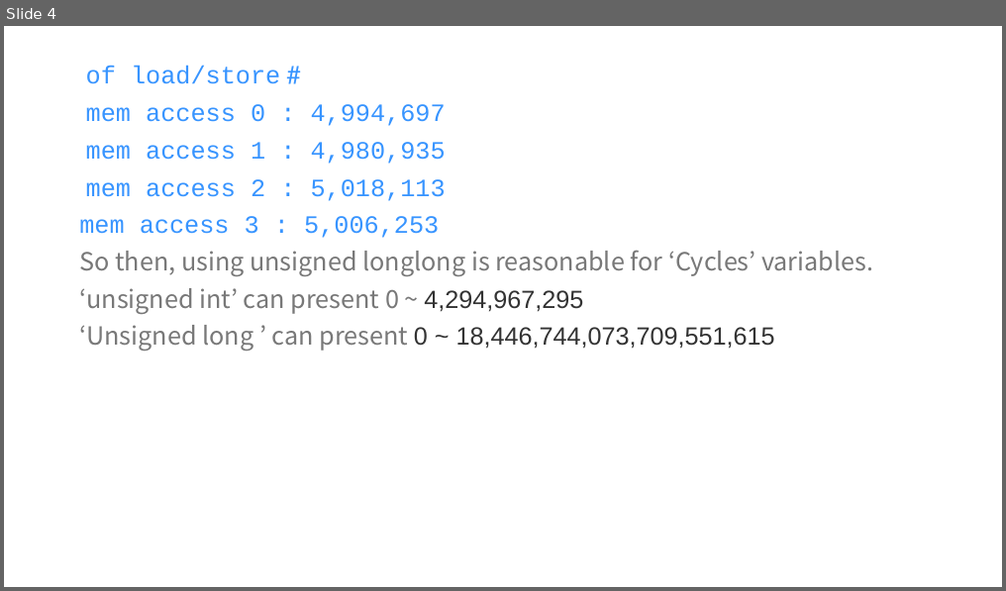
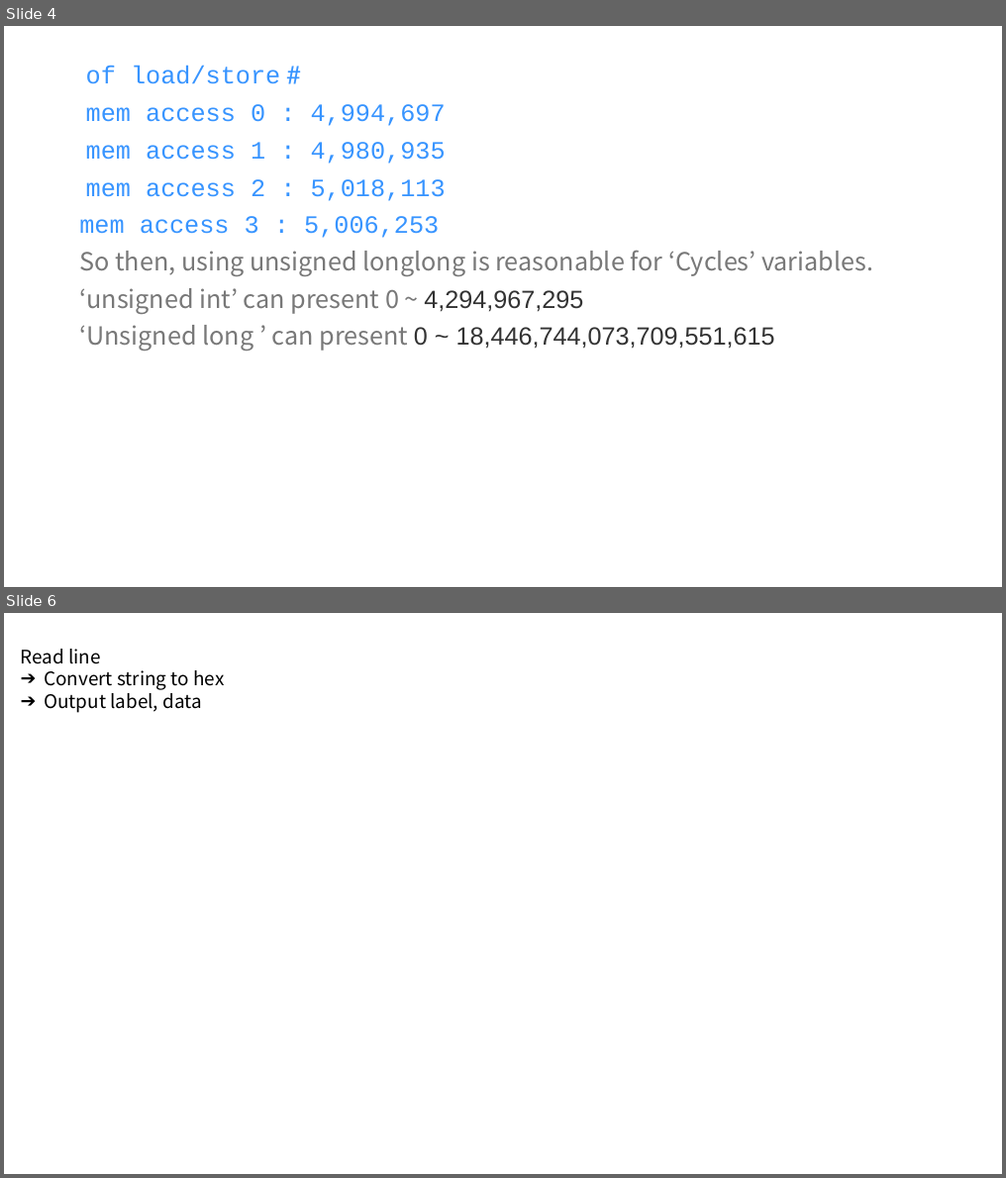
Before and after one commit to GillchLee/CS4223, a slide deck: assignment2/Assignment2.pptx. Shown one above the other, each under a label of ours: slide 4 before the commit, slides 4 and 6 after it; the slides between them are not shown. The pictures are 1006x591 and 1006x1178 pixels, drawn with LibreOffice and Linux fonts; fonts in the diff are those of the drawing. Boxes give left, top, right and bottom in pixels: in the first picture for what was removed or moved away, otherwise in the second. Text is boxed around its words. In the diff, an @@ line names an element or a change of style, - is before the commit and + after.

```diff
--- a/assignment2/Assignment2.pptx
+++ b/assignment2/Assignment2.pptx
@@ slide 6 added at (4,613,1002,1174), background #FFFFFF @@
@@ text added at (21,649,224,713), 18 pt, text #000000 @@
+Read line
+➔ Convert string to hex
+➔ Output label, data
```
Also in this commit, not shown: 2 slides changed, 2 other slides added, 1 slide removed.
